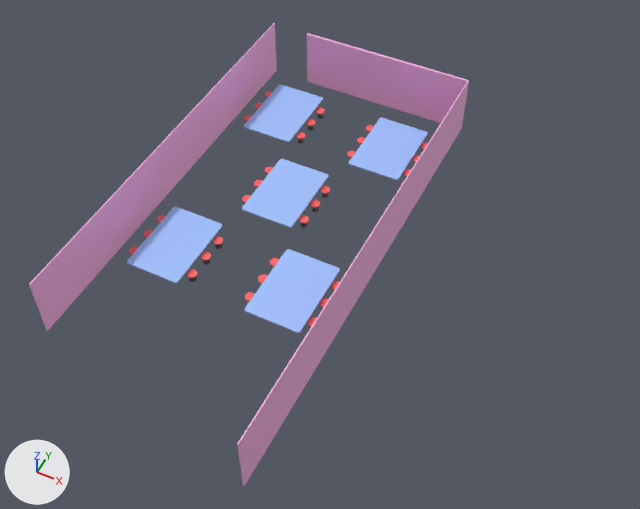
What one commit did to the COLLADA model Yara_Work/EnviroParts/Dining_area.dae.
Camera for both pictures: a 50 mm camera at (22.9, -11.6, 30.6) aimed at (11.1, 12.1, 1.0). Arrows for +X, +Y and +Z are at lower left; the lights stay in place. The picture after the commit comes second. Where no turn or scale is listed for an object, it has been applied to the vertices. Vertices at exactly the same position are counted once.

Names of what the first picture shows: 'Cube.004', 'Cube.007', 'Cube.008', 'table1', 'table2', 'table3', 'table4', 'table5'.
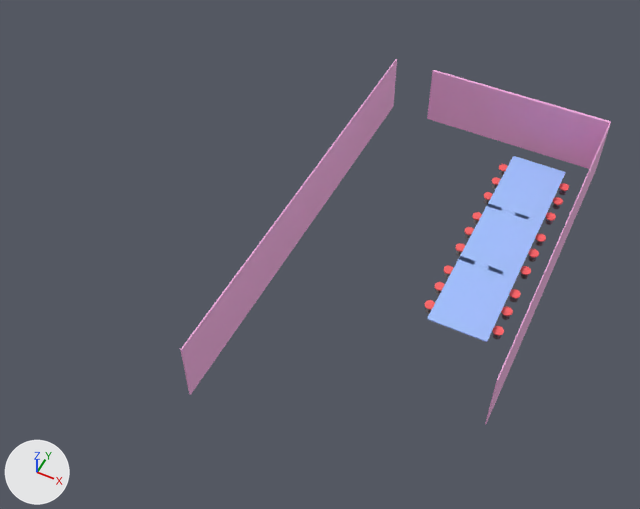
Pixel boxes (x1, y1, x2, y2) of what changed, in the pictures (640 x 509 px):
'Cube.007', moved: before (29, 23, 277, 331); after (180, 59, 397, 395)
'table2', reshaped, moved (49% wider, 120% taller): before (244, 249, 340, 333); after (425, 156, 569, 342)
'Cube.008', moved: before (307, 33, 468, 123); after (427, 70, 610, 169)
'Cube.004', moved, rescaled (45% narrower, 25% shorter): before (237, 81, 469, 486); after (485, 122, 611, 425)
'table1', deleted: before (127, 206, 223, 283)
    faces in mat_material_007 (blue #a2c2ff): (127, 206, 223, 283)
    faces in mat_material_008 (red #ff6667): (129, 215, 223, 278)
'table3', deleted: before (242, 159, 330, 228)
    faces in mat_material_014 (blue #a2c2ff): (242, 159, 328, 228)
    faces in mat_material_016 (red #ff6667): (242, 167, 330, 223)
'table5', deleted: before (347, 118, 428, 180)
    faces in mat_material_018 (blue #a2c2ff): (348, 118, 428, 180)
    faces in mat_material_020 (red #ff6667): (347, 125, 428, 176)
'table4', deleted: before (244, 84, 325, 144)
    faces in mat_material_022 (blue #a2c2ff): (244, 84, 323, 142)
    faces in mat_material_024 (red #ff6667): (244, 91, 325, 139)
part 1 of me_cylinder_110, added: after (520, 266, 531, 275)
part 2 of me_cylinder_110, added: after (459, 204, 542, 279)
part 3 of me_cylinder_110, added: after (528, 249, 539, 258)
part 4 of me_cylinder_110, added: after (536, 234, 546, 242)
part 5 of me_cylinder_110, added: after (455, 243, 465, 252)
part 6 of me_cylinder_110, added: after (472, 212, 482, 220)
part 7 of me_cylinder_110, added: after (464, 227, 474, 235)
part 8 of me_cylinder_110, added: after (545, 213, 556, 221)
part 9 of me_cylinder_110, added: after (488, 156, 565, 224)
part 10 of me_cylinder_110, added: after (553, 197, 563, 205)
part 11 of me_cylinder_110, added: after (559, 183, 569, 191)
part 12 of me_cylinder_110, added: after (483, 192, 493, 200)
part 13 of me_cylinder_110, added: after (499, 164, 508, 171)
part 14 of me_cylinder_110, added: after (492, 177, 501, 185)
part 15 of me_cylinder_110, added: after (520, 190, 564, 279)

Patch to the scene script:
```diff
--- a/Yara_Work/EnviroParts/Dining_area.dae.py
+++ b/Yara_Work/EnviroParts/Dining_area.dae.py
@@ me_cylinder_110 @@
-me_cylinder_110.from_pydata(...)  # 1328 vertices, 2580 faces; spans x -3.34..0.24, y -0.92..3.08, z -0.53..0.23
+me_cylinder_110.from_pydata(...)  # 3984 vertices, 7740 faces; spans x -3.34..0.25, y -0.92..10.63, z -0.53..0.23
+# me_cylinder_110 part 1: a new loose piece, a 32-sided cylinder along z spanning x -0.233..0.24, y 3.525..4.0, z -0.032..0.032, in mat_material_016 (red #ff6667)
+# me_cylinder_110 part 2: the loose piece of 176 vertices spanning x -2.9..-0.2, y -0.92..3.08, z -0.53..0.23 is copied, and the copy is moved by (0.0, 3.76, 0.0); it spans x -2.9..-0.19, y 2.84..6.84, z -0.53..0.23
+# me_cylinder_110 part 3: a new loose piece, a 32-sided cylinder along z spanning x -0.232..0.242, y 4.694..5.169, z -0.032..0.032, in mat_material_016 (red #ff6667)
+# me_cylinder_110 part 4: a new loose piece, a 32-sided cylinder along z spanning x -0.231..0.243, y 5.778..6.253, z -0.032..0.032, in mat_material_016 (red #ff6667)
+# me_cylinder_110 part 5: a new loose piece, a 32-sided cylinder along z spanning x -3.337..-2.864, y 3.529..4.004, z -0.032..0.032, in mat_material_016 (red #ff6667)
+# me_cylinder_110 part 6: a new loose piece, a 32-sided cylinder along z spanning x -3.334..-2.861, y 5.782..6.257, z -0.032..0.032, in mat_material_016 (red #ff6667)
+# me_cylinder_110 part 7: a new loose piece, a 32-sided cylinder along z spanning x -3.336..-2.862, y 4.698..5.173, z -0.032..0.032, in mat_material_016 (red #ff6667)
+# me_cylinder_110 part 8: a new loose piece, a 32-sided cylinder along z spanning x -0.224..0.25, y 7.315..7.79, z -0.032..0.032, in mat_material_020 (red #ff6667)
+# me_cylinder_110 part 9: the loose piece of 176 vertices spanning x -2.9..-0.2, y -0.92..3.08, z -0.53..0.23 is copied, and the copy is moved by (0.01, 7.55, 0.0); it spans x -2.89..-0.18, y 6.63..10.63, z -0.53..0.23
+# me_cylinder_110 part 10: a new loose piece, a 32-sided cylinder along z spanning x -0.222..0.251, y 8.484..8.959, z -0.032..0.032, in mat_material_020 (red #ff6667)
+# me_cylinder_110 part 11: a new loose piece, a 32-sided cylinder along z spanning x -0.221..0.253, y 9.568..10.043, z -0.032..0.032, in mat_material_020 (red #ff6667)
+# me_cylinder_110 part 12: a new loose piece, a 32-sided cylinder along z spanning x -3.328..-2.854, y 7.319..7.794, z -0.032..0.032, in mat_material_020 (red #ff6667)
+# me_cylinder_110 part 13: a new loose piece, a 32-sided cylinder along z spanning x -3.325..-2.851, y 9.572..10.047, z -0.032..0.032, in mat_material_020 (red #ff6667)
+# me_cylinder_110 part 14: a new loose piece, a 32-sided cylinder along z spanning x -3.326..-2.853, y 8.488..8.963, z -0.032..0.032, in mat_material_020 (red #ff6667)
+# me_cylinder_110 part 15: 512 vertices added at x -0.17..0.18, y 3.59..9.84, z -0.39..0.02
+# other edits to the shape of me_cylinder_110 do not show in these pictures
 me_cylinder_110.materials.append(mat_material_009)
@@ me_cylinder_110 @@
 me_cylinder_110.materials.append(mat_material_012)
+me_cylinder_110.materials.append(mat_material_013)  # white #e7e7e7
+me_cylinder_110.materials.append(mat_material_014)  # blue #a2c2ff
+me_cylinder_110.materials.append(mat_material_015)  # grey #747274
+me_cylinder_110.materials.append(mat_material_016)  # red #ff6667
+me_cylinder_110.materials.append(mat_material_017)  # white #e7e7e7
+me_cylinder_110.materials.append(mat_material_018)  # blue #a2c2ff
+me_cylinder_110.materials.append(mat_material_019)  # grey #747274
+me_cylinder_110.materials.append(mat_material_020)  # red #ff6667
@@ ob_table4 @@
-ob_table4 = bpy.data.objects.new('table4', me_cylinder_113)
@@ ob_table5 @@
-ob_table5 = bpy.data.objects.new('table5', me_cylinder_112)
@@ ob_table3 @@
-ob_table3 = bpy.data.objects.new('table3', me_cylinder_111)
@@ ob_table2 @@
 ob_table2 = bpy.data.objects.new('table2', me_cylinder_110)
-ob_table2.location = (12.34, 9.0, 0.39)
+ob_table2.location = (19.55, 12.1, 0.39)
@@ ob_table1 @@
-ob_table1 = bpy.data.objects.new('table1', me_cylinder_082)
@@ ob_cube_008 @@
 ob_cube_008 = bpy.data.objects.new('Cube.008', me_cube_010)
-ob_cube_008.location = (8.81, 24.26, 1.56)
+ob_cube_008.location = (16.01, 24.26, 1.56)
@@ ob_cube_007 @@
 ob_cube_007 = bpy.data.objects.new('Cube.007', me_cube_009)
-ob_cube_007.location = (2.19, 14.04, 1.56)
+ob_cube_007.location = (9.4, 14.04, 1.56)
@@ ob_cube_004 @@
 ob_cube_004 = bpy.data.objects.new('Cube.004', me_cube_006)
-ob_cube_004.location = (13.36, 12.74, 1.56)
+ob_cube_004.location = (20.58, 16.02, 1.56)
 ob_cube_004.rotation_euler = (0.0, 0.0, 3.14)  # degrees (0, 0, 180)
-ob_cube_004.scale = (0.031, 11.5, 1.55)
+ob_cube_004.scale = (0.0222, 8.24, 1.55)
```
